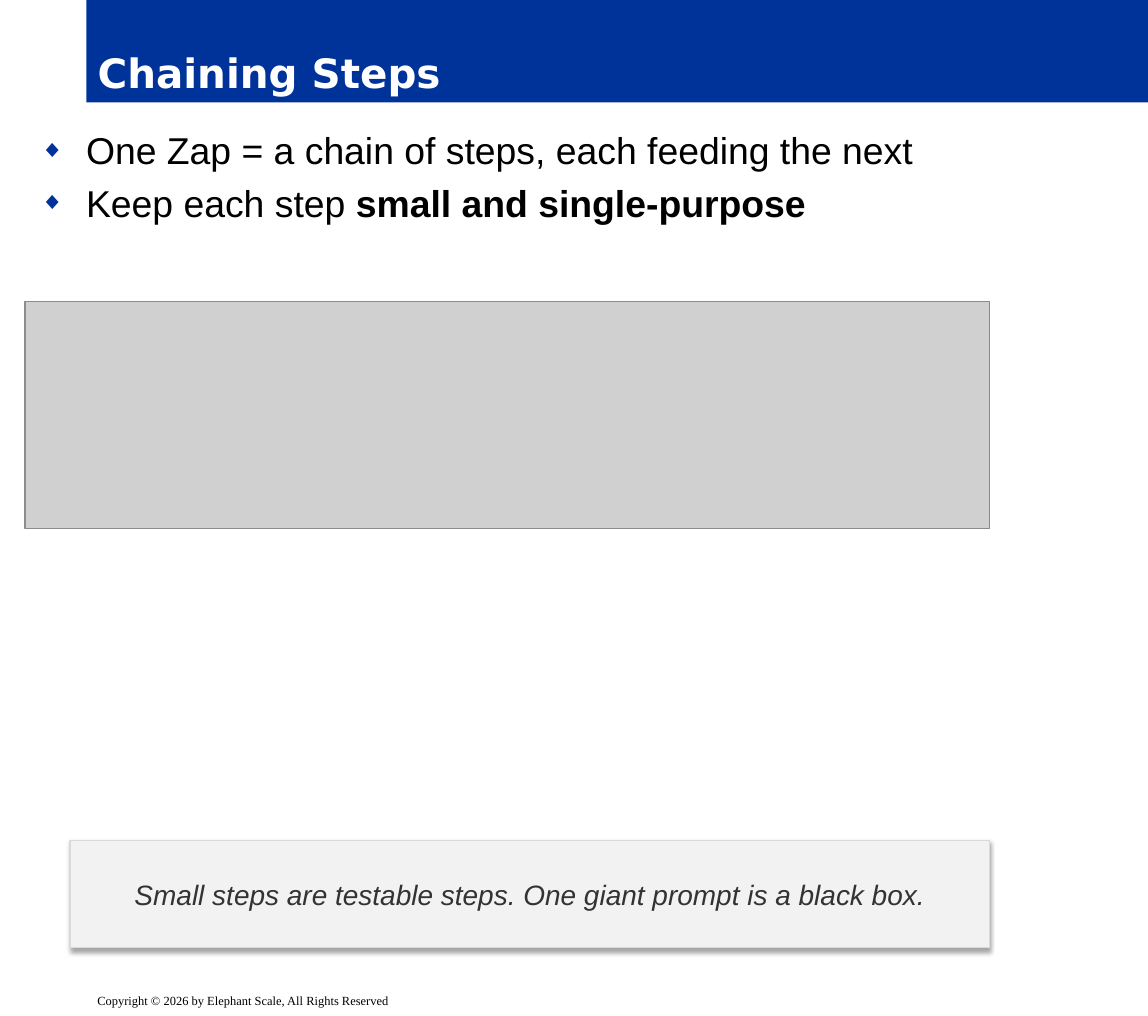
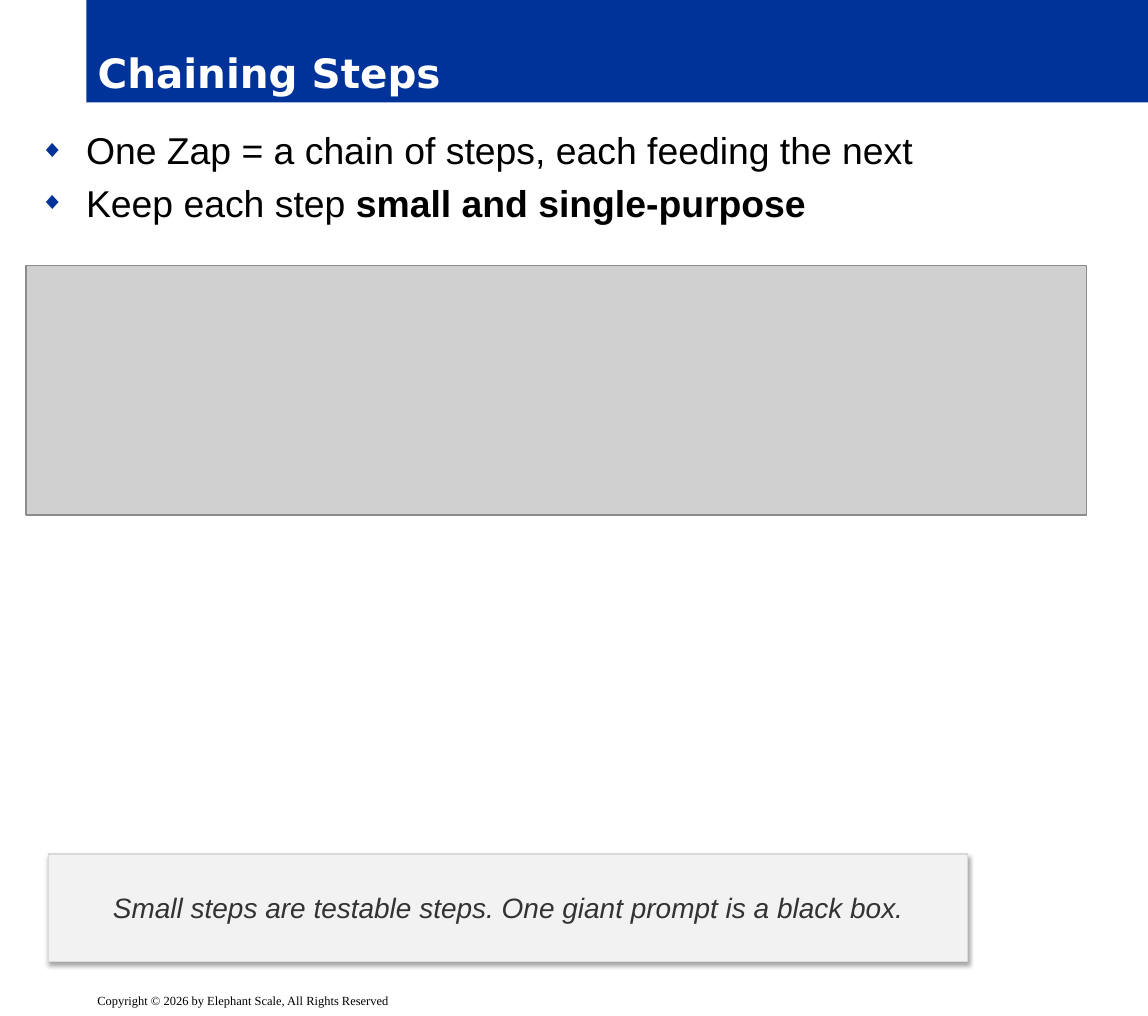
Before and after one commit to elephantscale/Building-Agentic-AI, a slide deck: slide 9 of slides/release/08-low-code-agents.pptx. Drawn at 1148x1016 pixels with LibreOffice and Linux fonts; fonts in the diff are those of the drawing; grey boxes stand for pictures; background and template pictures are left out. Boxes give left, top, right and bottom in pixels: in the first picture for what was removed or moved away, otherwise in the second. Text is boxed around its words. In the diff, an @@ line names an element or a change of style, - is before the commit and + after.

```diff
--- a/slides/release/08-low-code-agents.pptx
+++ b/slides/release/08-low-code-agents.pptx
@@ picture: place and size @@
-picture at box(25, 301, 989, 529)
+picture at box(26, 265, 1086, 515)
@@ rectangle "Small steps are testable steps. ...": place and size @@
-rectangle "Small steps are testable steps. ..." at box(69, 841, 989, 949)
+rectangle "Small steps are testable steps. ..." at box(48, 855, 968, 962)
```
Also in this commit, not shown: 14 other slides changed.
